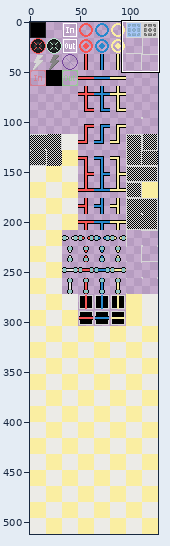
Edited in one commit: sprite sheet (Assets/Sprites/tileset/stage16x16.png). Above, an overview of the earlier version with the close-up marked.
Close-up. Old version:
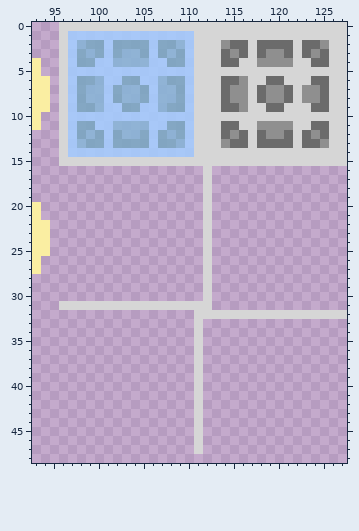
The file is 128x512 pixels. Colours within 5 levels of each other are drawn and written as one. Shown: x 93..127, y 0..48.
After:
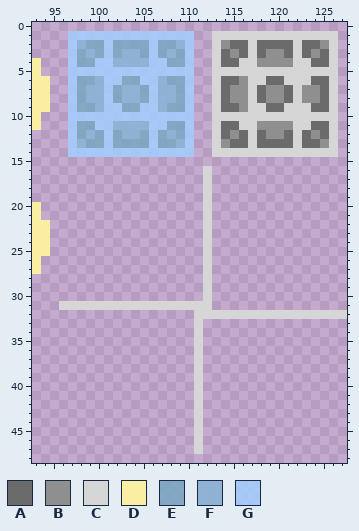
Palette (. is transparent): A #6b6b6b  B #8f8f8f  C #d6d6d6  D #faeea2  E #7aa6c1db  F #87b5d7db  G #a3cdffdb
Change:
The author cleared colour C in row 0 at x 96 to 127; in rows 1 to 14 at x 96, 111 to 112 and 127; in row 15 at x 96 to 127.
Changed places in both close-ups, as pixel boxes (x1, y1, x2, y2):
erased: (59, 22, 347, 166)
